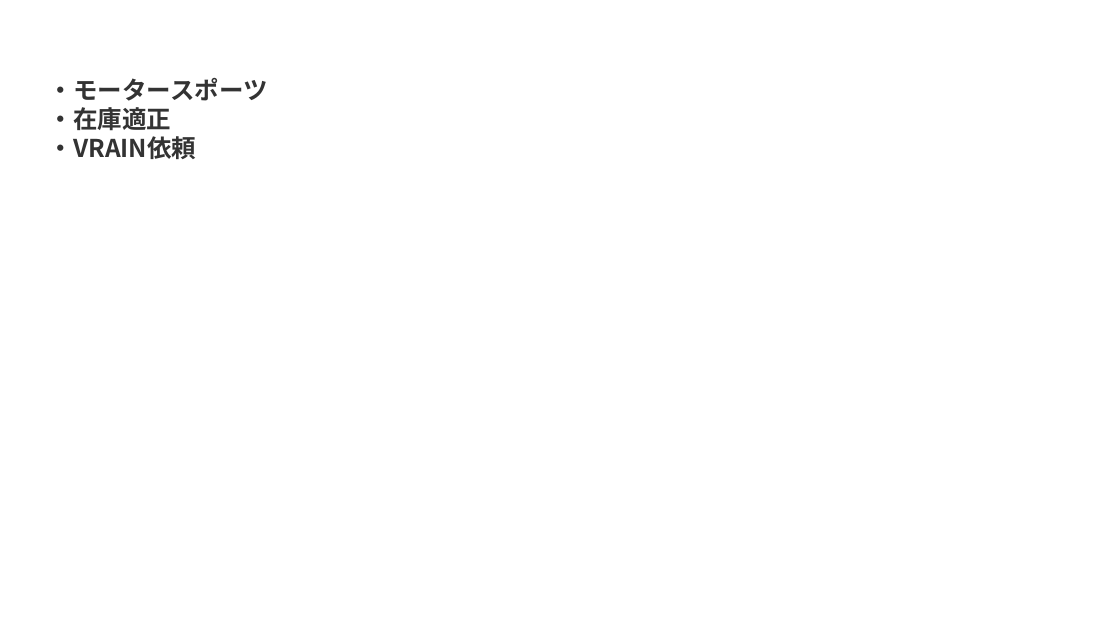
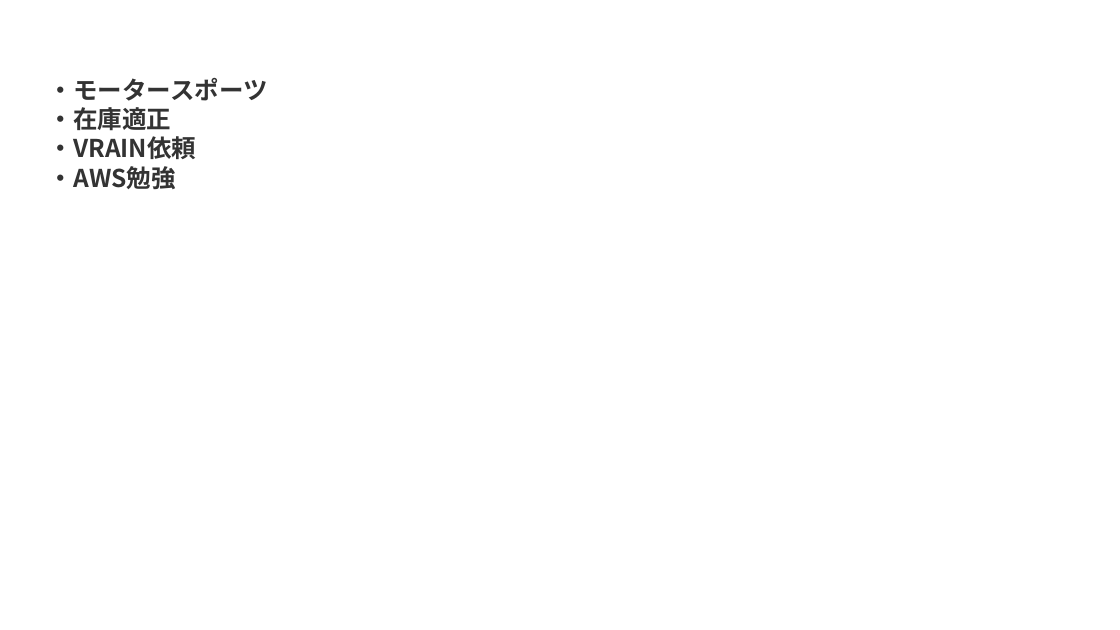
Before and after one commit to chachaokayu/sample, a slide deck: slide 2 of 20231117/お休み宿題/20231204_宿題→笹岡.pptx. Drawn at 1120x630 pixels with LibreOffice and Linux fonts; fonts in the diff are those of the drawing; background and template pictures are left out. Boxes give left, top, right and bottom in pixels: in the first picture for what was removed or moved away, otherwise in the second. Text is boxed around its words. In the diff, an @@ line names an element or a change of style, - is before the commit and + after.

```diff
--- a/20231117/お休み宿題/20231204_宿題→笹岡.pptx
+++ b/20231117/お休み宿題/20231204_宿題→笹岡.pptx
@@ text at <box>49,166,176,189</box>: paragraph added @@
+・AWS勉強
```
